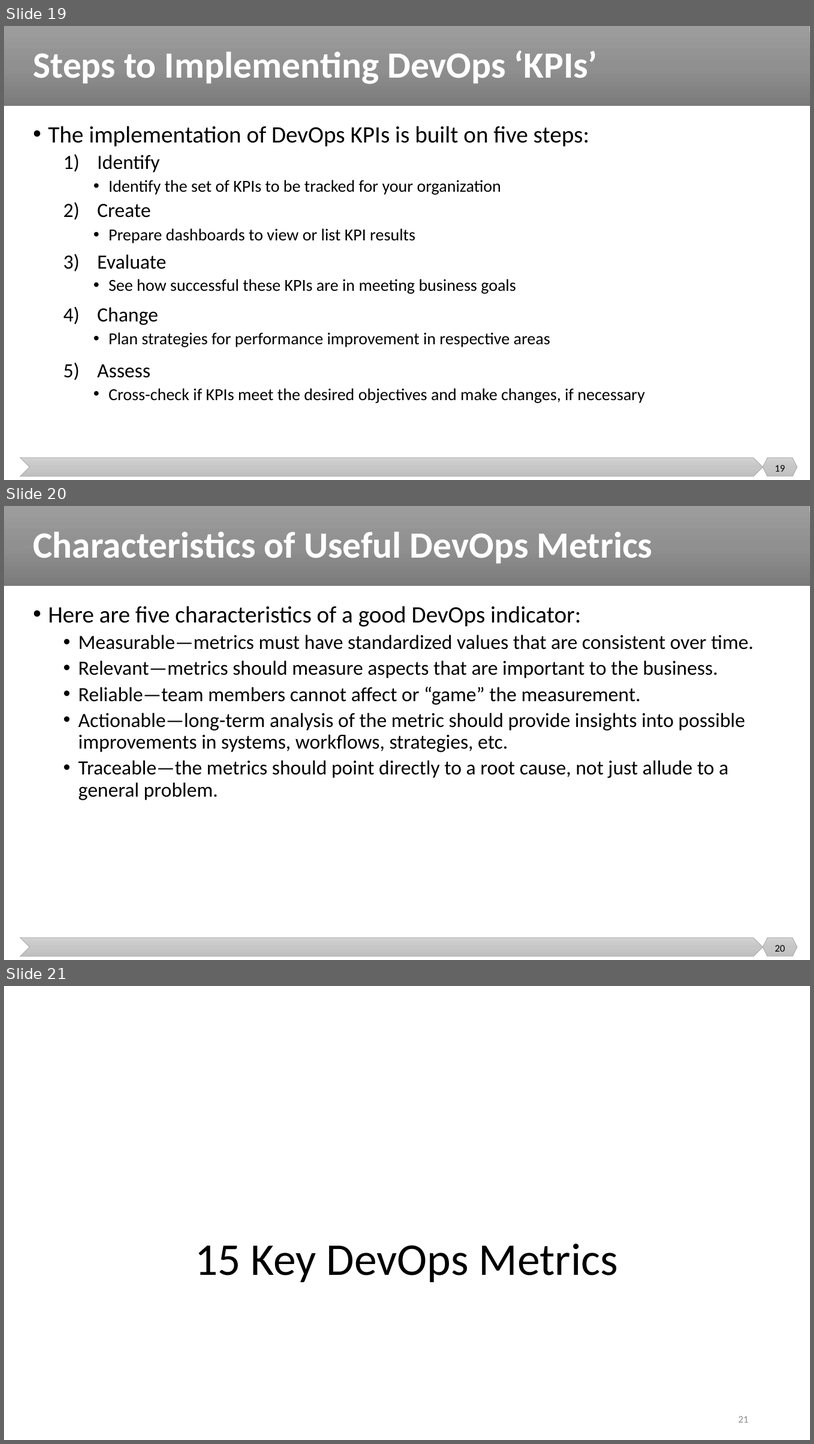
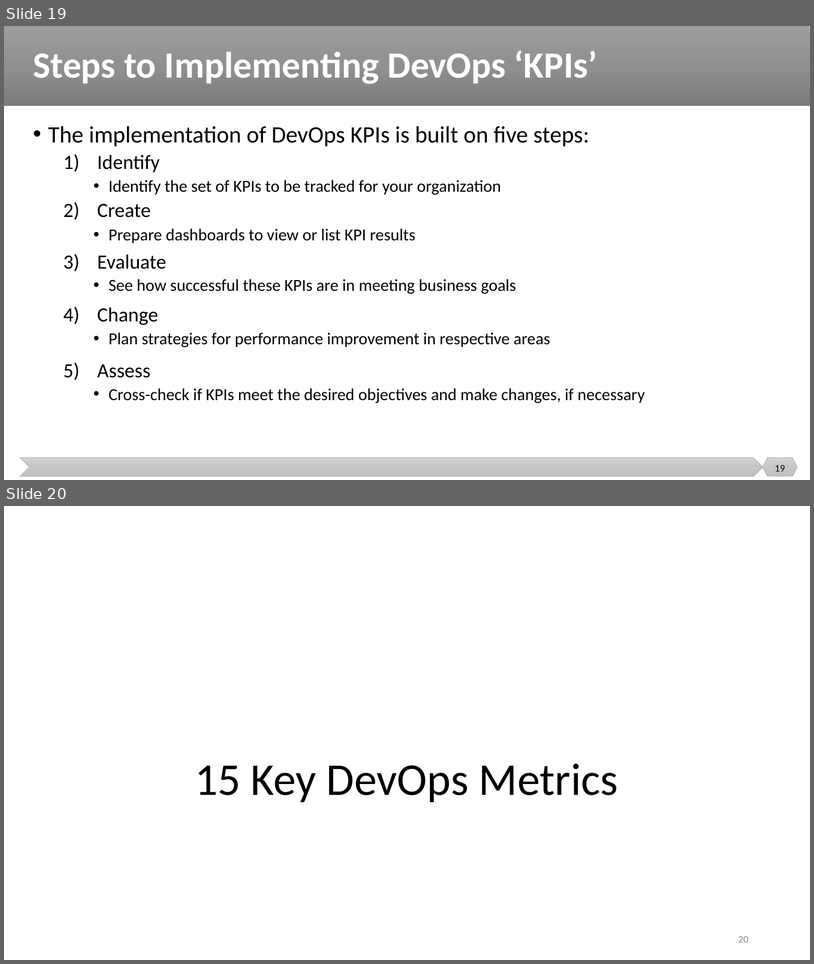
Before and after one commit to malenezi/malenezi, a slide deck: SE489/Lectures/8-DevOps Metrics/DevOps Metrics.pptx. Shown one above the other, each under a label of ours: slides 19, 20 and 21 before the commit, slides 19 and 20 after it. The pictures are 814x1444 and 814x964 pixels, drawn with LibreOffice and Linux fonts; fonts in the diff are those of the drawing. Boxes give left, top, right and bottom in pixels: in the first picture for what was removed or moved away, otherwise in the second. Text is boxed around its words. In the diff, an @@ line names an element or a change of style, - is before the commit and + after.

```diff
--- a/SE489/Lectures/8-DevOps Metrics/DevOps Metrics.pptx
+++ b/SE489/Lectures/8-DevOps Metrics/DevOps Metrics.pptx
@@ slide 20 removed at (x1=4, y1=506, x2=810, y2=960), background #FFFFFF; not listed: 3 template elements that a slide beside it also shows @@
@@ title removed at (x1=33, y1=532, x2=653, y2=564) @@
-Characteristics of Useful DevOps Metrics
@@ text removed at (x1=48, y1=606, x2=754, y2=800) @@
-• Here are five characteristics of a good DevOps indicator:
-  • Measurable—metrics must have standardized values that are consistent over time.
-  • Relevant—metrics should measure aspects that are important to the business.
-  • Reliable—team members cannot affect or “game” the measurement.
-  • Actionable—long-term analysis of the metric should provide insights into possible improvements in systems, workflows, strategies, etc.
-  • Traceable—the metrics should point directly to a root cause, not just allude to a general problem.
@@ page number removed at (x1=775, y1=945, x2=785, y2=951) @@
-20
@@ what was slide 21 is now slide 20 @@
@@ page number at (x1=738, y1=936, x2=749, y2=942): text changed @@
-21
+20
```
Also in this commit, not shown: 3 other files.
